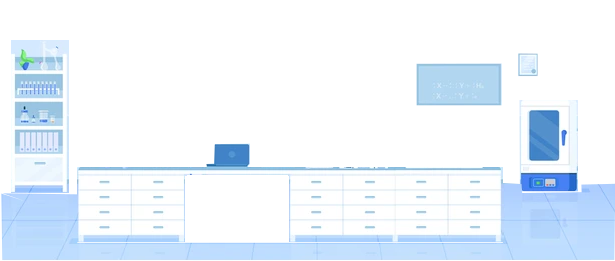
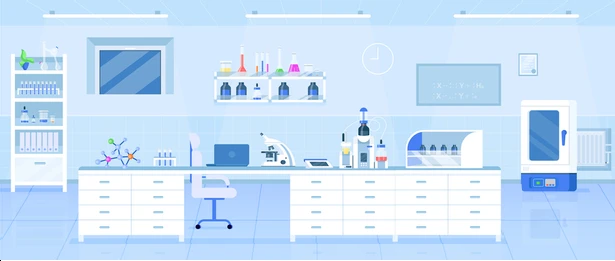
Layer changes from the first 615x261 image to the second:
showed "labBackground.webp" over [0, 0, 615, 261]
